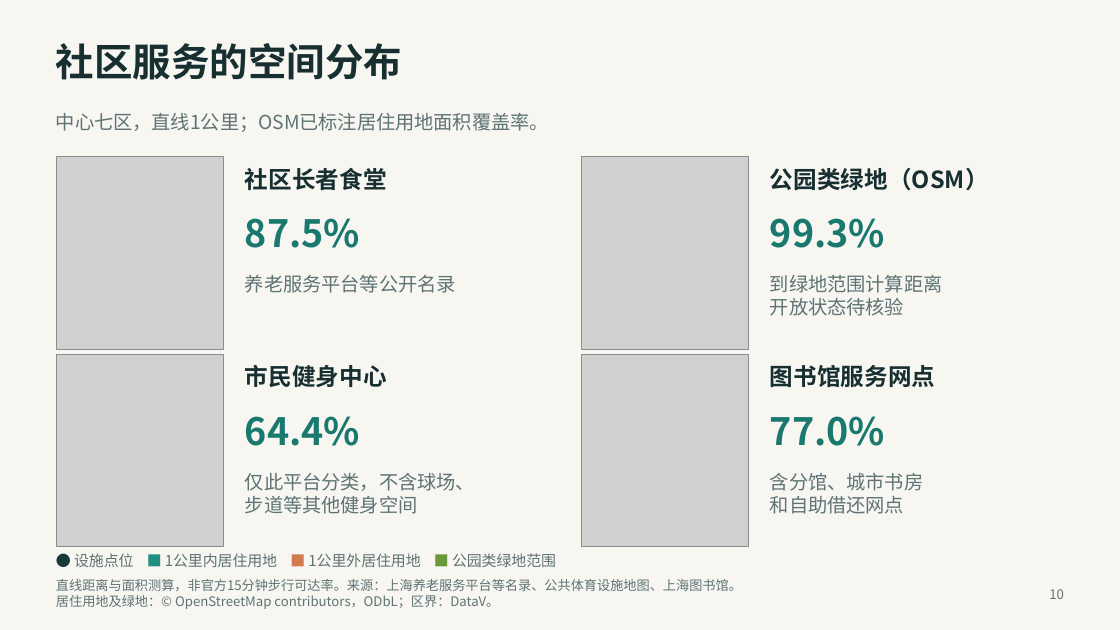
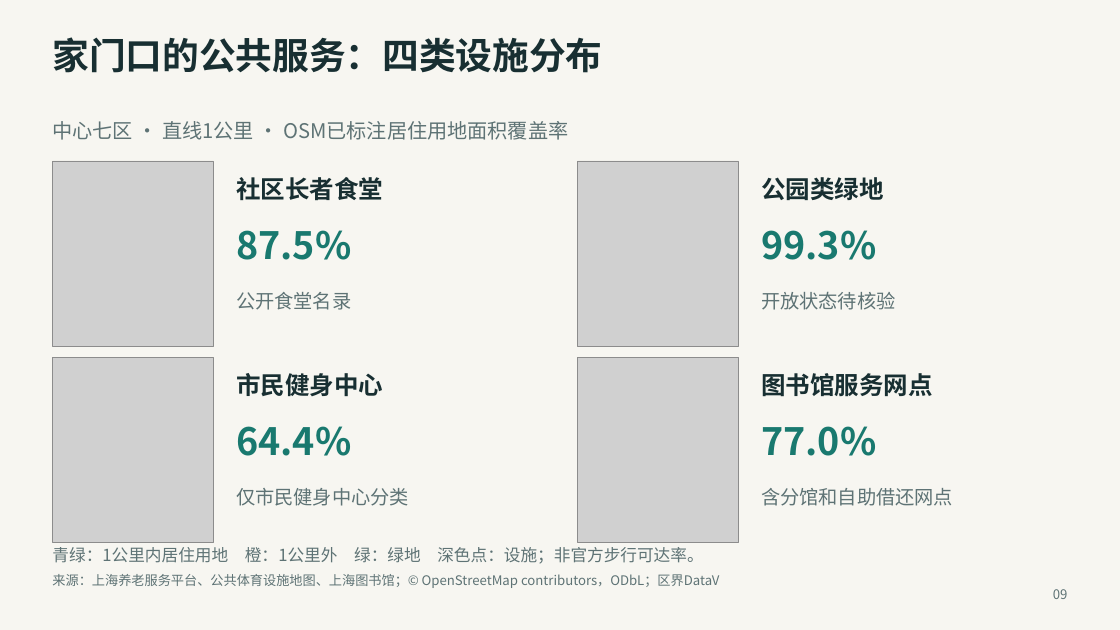
Before and after one commit to JohnnyGanYu/people-city-pre, a slide deck: slide 9 of 人民城市的上海实践.pptx (slide 10 before the commit). Drawn at 1120x630 pixels with LibreOffice and Linux fonts; fonts in the diff are those of the drawing; grey boxes stand for pictures. Boxes give left, top, right and bottom in pixels: in the first picture for what was removed or moved away, otherwise in the second. Text is boxed around its words. In the diff, an @@ line names an element or a change of style, - is before the commit and + after.

Commit message:
Update 人民城市的上海实践.pptx
内容改了一点，配色黑白不好看，晚安

```diff
--- a/人民城市的上海实践.pptx
+++ b/人民城市的上海实践.pptx
@@ text at <box>52,37,602,73</box>: text changed; size 33 to 31.5 pt @@
-社区服务的空间分布
+家门口的公共服务：四类设施分布
@@ text at <box>52,121,568,140</box>: text changed; size 16.5 to 17.2 pt @@
-中心七区，直线1公里；OSM已标注居住用地面积覆盖率。
+中心七区 · 直线1公里 · OSM已标注居住用地面积覆盖率
@@ picture: place and size @@
-picture at <box>56,156,223,349</box>
+picture at <box>53,161,214,347</box>
@@ size 20.2 to 21 pt in 3 elements at <box>236,373,383,396</box>, <box>761,373,933,397</box>, <box>236,177,383,201</box> @@
@@ text "社区长者食堂": place and size @@
-text "社区长者食堂" at <box>245,168,387,190</box>
+text "社区长者食堂" at <box>236,177,383,201</box>
@@ picture: place and size @@
-picture at <box>581,156,749,349</box>
+picture at <box>578,161,739,347</box>
@@ text at <box>761,177,884,200</box>: text changed; size 20.2 to 21 pt @@
-公园类绿地（OSM）
+公园类绿地
@@ text "87.5%": place and size @@
-text "87.5%" at <box>245,218,360,248</box>
+text "87.5%" at <box>236,230,351,260</box>
@@ text "99.3%": place and size @@
-text "99.3%" at <box>770,218,885,248</box>
+text "99.3%" at <box>761,230,876,260</box>
@@ text at <box>236,292,351,310</box>: text changed @@
-养老服务平台等公开名录
+公开食堂名录
@@ text "开放状态待核验": place and size @@
-text "开放状态待核验" at <box>770,275,943,316</box>
+text "开放状态待核验" at <box>761,292,895,310</box>
@@ text at <box>770,275,943,293</box>: paragraph removed @@
-到绿地范围计算距离
@@ picture: place and size @@
-picture at <box>56,355,223,547</box>
+picture at <box>53,357,214,543</box>
@@ picture: place and size @@
-picture at <box>581,355,749,547</box>
+picture at <box>578,357,739,543</box>
@@ text "市民健身中心": place and size @@
-text "市民健身中心" at <box>245,365,387,387</box>
+text "市民健身中心" at <box>236,373,383,396</box>
@@ text "图书馆服务网点": place and size @@
-text "图书馆服务网点" at <box>770,365,935,387</box>
+text "图书馆服务网点" at <box>761,373,933,397</box>
@@ text "64.4%": place and size @@
-text "64.4%" at <box>245,416,360,446</box>
+text "64.4%" at <box>236,426,351,456</box>
@@ text "77.0%": place and size @@
-text "77.0%" at <box>770,416,885,446</box>
+text "77.0%" at <box>761,426,876,456</box>
@@ text removed at <box>245,473,475,514</box> @@
-仅此平台分类，不含球场、
-步道等其他健身空间
@@ text added at <box>236,488,409,506</box>, 16.5 pt, text #5E7375 @@
+仅市民健身中心分类
@@ text at <box>761,488,953,506</box>: text changed @@
-含分馆、城市书房
-和自助借还网点
+含分馆和自助借还网点
@@ text added at <box>52,547,703,564</box>, 14.2 pt, text #5E7375 @@
+青绿：1公里内居住用地 橙：1公里外 绿：绿地 深色点：设施；非官方步行可达率。
@@ text removed at <box>74,553,556,567</box> @@
-● 设施点位 ■ 1公里内居住用地 ■ 1公里外居住用地 ■ 公园类绿地范围
@@ text at <box>52,574,720,588</box>: text changed @@
-直线距离与面积测算，非官方15分钟步行可达率。来源：上海养老服务平台等名录、公共体育设施地图、上海图书馆。
-居住用地及绿地：© OpenStreetMap contributors，ODbL；区界：DataV。
+来源：上海养老服务平台、公共体育设施地图、上海图书馆；© OpenStreetMap contributors，ODbL；区界DataV
@@ text removed at <box>1049,589,1064,599</box> @@
-10
@@ text added at <box>1053,589,1068,599</box>, 11.2 pt, text #5E7375 @@
+09
```
Also in this commit, not shown: 4 other slides changed, 14 slides added, 14 slides removed.
